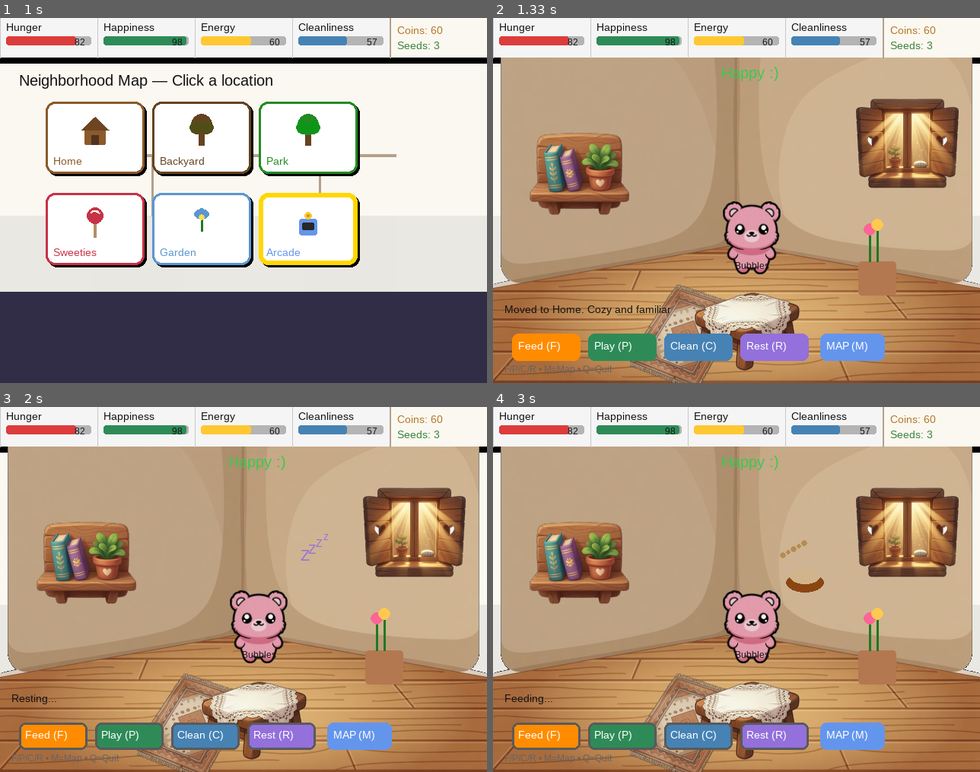
Above: before the commit, frames 1-4 (two rows, left to right).
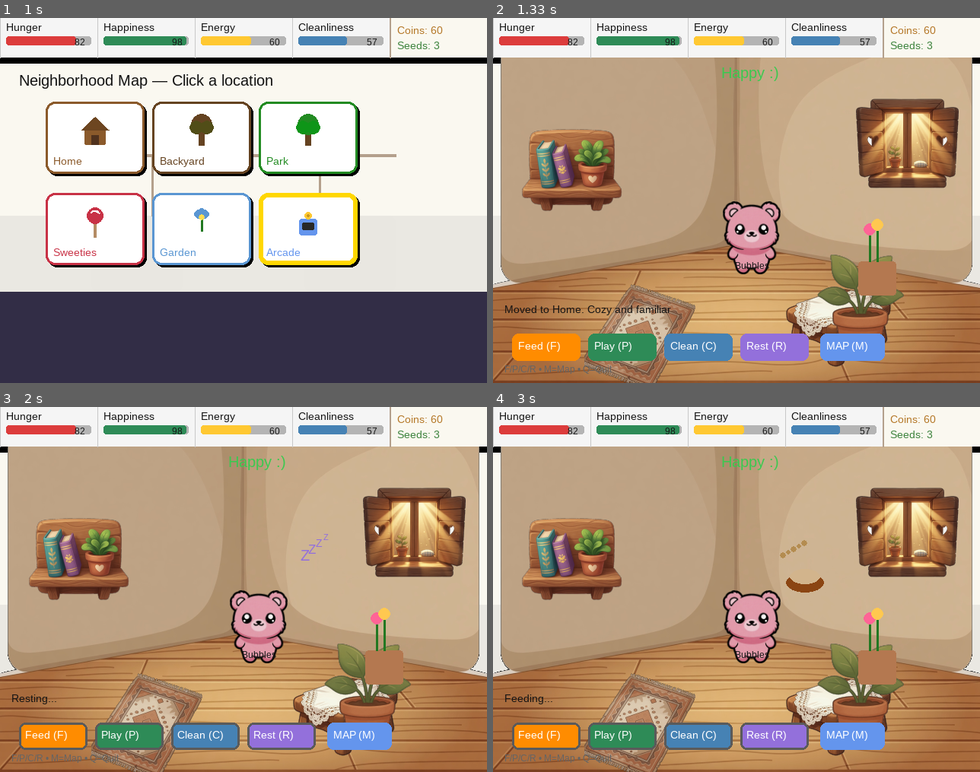
Above: after the commit, the same moments.

Repository: nickamis606/ourworld
Game: pygame game, started from main_pygame.py
Same seed, same stepped clock (60 frames per second), same inputs: the game is played once before the commit and once after it.
Inputs (mouse positions are in pixels of both pictures, inside the frame that each line leads up to):
- Up to frame 1 (1 s): tap Enter at 0.33 s; click "MAP (M)" at 0.72 s
- Up to frame 2 (1.33 s): click (585, 145) at 1.05 s
- Up to frame 3 (2 s): click "Play (P)" at 1.38 s; click "Rest (R)" at 1.72 s
- Up to frame 4 (3 s): tap Enter at 2 s; click (590, 476) at 2.38 s; click "Feed (F)" at 2.72 s

Frame 1 is identical in both runs. In frame 2, 11% of the frame differs, in the area x 5-85%, y 30-100%; in frame 3, 11%; in frame 4, 11%.

Commit message:
feat: reposition Home layers per user feedback (table right, rug left, pot on table)

Diff:
--- a/sprites/location_background.py
+++ b/sprites/location_background.py
@@ -2,8 +2,7 @@
 """
 LocationBackground
 
-IMPORTANT: All layer images should be scaled down if too big.
-We normalize layer height (similar to how PetSprite normalizes pet sprites).
+Home layer positions tuned per user feedback (2026-06-19).
 """
 
 import pygame
@@ -20,8 +19,6 @@
         self.layers: Dict[str, Dict] = {}
         self.use_asset = False
         self.assets_path = os.path.join("assets", "backgrounds")
-
-        # Max height for any layer (prevents huge images)
         self.max_layer_height = 220
 
     def load(self, location: str):
@@ -53,7 +50,6 @@
                         try:
                             layer_img = pygame.image.load(layer_path).convert_alpha()
 
-                            # === SCALE LAYER IF TOO BIG (like we do with pets) ===
                             if layer_img.get_height() > self.max_layer_height:
                                 scale = self.max_layer_height / layer_img.get_height()
                                 new_width = int(layer_img.get_width() * scale)
@@ -67,11 +63,13 @@
                             pass
 
     def _get_home_position(self, name: str) -> Tuple[int, int]:
+        """Positions tuned 2026-06-19 based on user feedback."""
         positions = {
-            "rug": (180, 310),
+            "rug": (120, 310),           # Moved left a bit
             "window": (470, 55),
-            "shelf": (40, 95),
-            "table": (260, 300),
+            "shelf": (30, 90),           # Slightly left + up
+            "table": (380, 295),         # Moved significantly to the right
+            "pot": (410, 268),           # Sitting on the table
         }
         return positions.get(name, (100, 200))
 
@@ -81,7 +79,8 @@
 
         surface.blit(self.base_surface, (0, 0))
 
-        order = ["rug", "table", "shelf", "window"]
+        # Draw order (back to front)
+        order = ["rug", "table", "pot", "shelf", "window"]
         for name in order:
             if name in self.layers:
                 data = self.layers[name]
